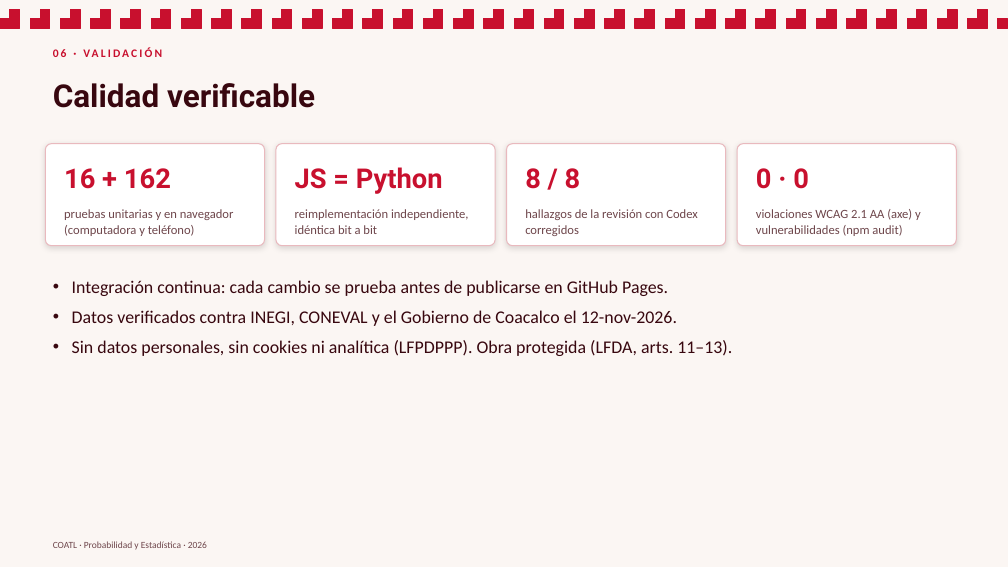
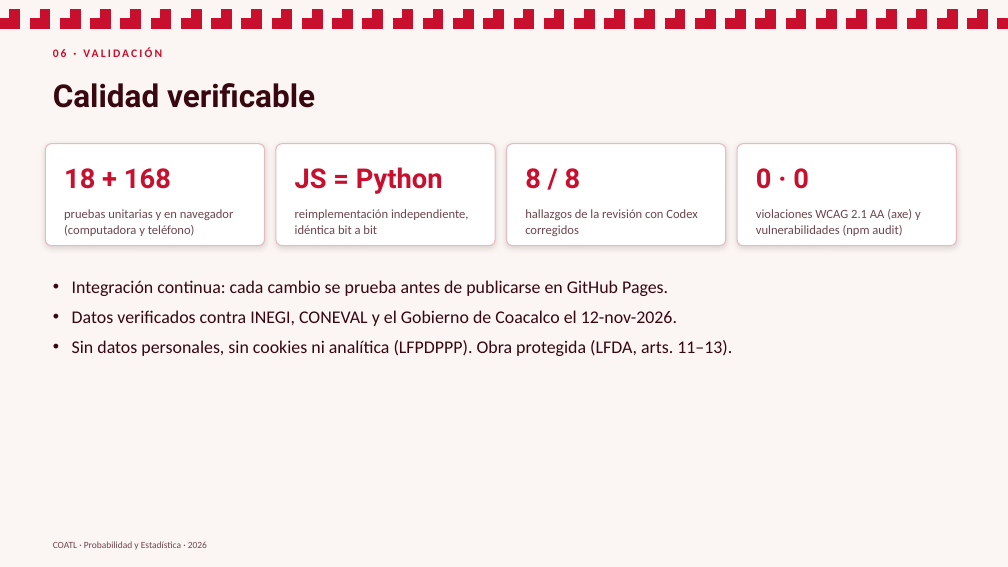
Before and after one commit to Maikolv/coatl, a slide deck: slide 9 of entregables/COATL_Presentacion.pptx. Drawn at 1008x567 pixels with LibreOffice and Linux fonts; fonts in the diff are those of the drawing. Boxes give left, top, right and bottom in pixels: in the first picture for what was removed or moved away, otherwise in the second. Text is boxed around its words. In the diff, an @@ line names an element or a change of style, - is before the commit and + after.

```diff
--- a/entregables/COATL_Presentacion.pptx
+++ b/entregables/COATL_Presentacion.pptx
@@ text at [64, 168, 171, 189]: text changed @@
-16 + 162
+18 + 168
```
Also in this commit, not shown: 1 other slide changed, 49 other files.
